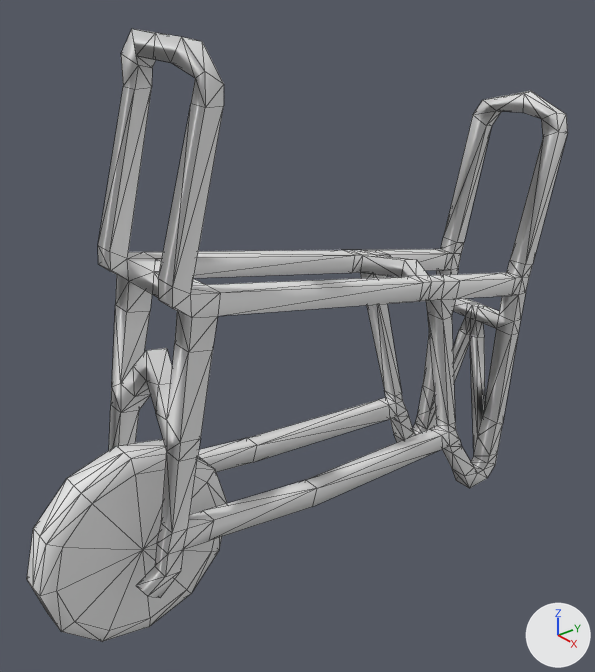
Renders of the Blender file Unity/Assets/Resources/CartV3.blend from each side of a commit.
Camera for both pictures: a 50 mm lens placed at (5.79, -5.33, 4.09), pointed at (-0.02, -0.56, 0.42). Arrows for +X, +Y and +Z are at lower right; the lights stay in place. Mesh edges are drawn as thin lines.

Names of what the first picture shows: 'Cube.001', 'Wheel'.
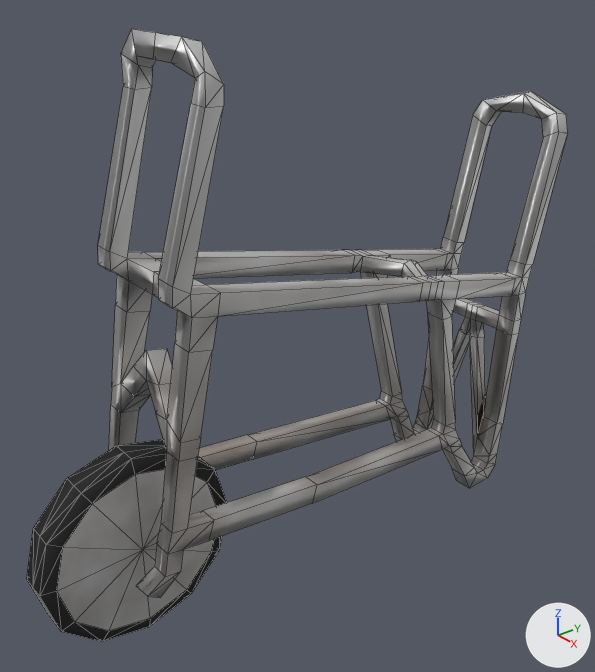
What changed in the scene script:
```text
Add img_original_norm_png:
    img_original_norm_png = load_image('_original_NORM.png', '../Materials/_original_NORM.png', 388, 259, 'sRGB')
Add img_original_color_jpg:
    img_original_color_jpg = load_image('_original_COLOR.jpg', '../Materials/_original_COLOR.jpg', 3888, 2592, 'sRGB')
Change mat_material_001:
    remove # nodes: BsdfDiffuse, OutputMaterial
    nodes: BsdfAnisotropic, BsdfDiffuse, Mapping, Math x3, MixShader, OutputMaterial, SeparateColor, TexCoord, TexImage x2, TexNoise, ValToRGB x2
    colours: black #000000, white #e5e5e5, black #191919, light grey #cccccc, white #ffffff
    uses the picture img_original_color_jpg
    uses the picture img_original_norm_png
Change mat_material_001_1:
    mat_material_001_1.base_color: (0.8, 0.8, 0.8) -> (0.0331, 0.0331, 0.0331)  # white #e7e7e7 -> black #333333
Change me_cube_001:
    used by ob_cube_001; location = (0.0, 0.15, 0.85); rotation_euler = (-0.175, 0.0, 0.0), in degrees (-10, 0, 0); scale = (0.11, 2.42, 0.1)
    remove me_cube_001.from_pydata(...)  # 360 vertices, 768 faces; spans x -5.6..5.6, y -1.1..1.0, z -26.9..21.5
    add me_cube_001.from_pydata(...)  # 370 vertices, 556 faces; spans x -5.6..5.6, y -1.1..1.0, z -26.9..21.5
    me_cube_001 part 1: 1 vertex moved from x 0.0, y 0.3, z 1.7 to x 0.0, y 0.3, z 1.3; 7 vertices removed from x -3.6..3.6, y 0.2..0.4, z -0.7..1.6; 17 vertices added at x -5.6..5.6, y 0.2..0.4, z -0.8..1.7
    me_cube_001 part 2: 8 vertices moved from x -5.5..5.5, y -0.3, z -21.9..-19.8 to x -5.5..5.5, y -0.3, z -21.5..-19.4; 4 vertices removed from x -4.8..4.8, y 0.6, z -18.3; 4 vertices added at x -4.8..4.8, y 0.5, z -18.4
Change me_cylinder:
    where me_cylinder.from_pydata(...)  # 64 vertices, 120 faces; spans x -0.36..0.36, y -1.0..1.0, z -1.0..1.0
    used by ob_wheel; location = (0.0, -2.6, -1.1); scale = (0.5, 1.0, 1.0)
    me_cylinder part 3: all 24 faces centred in x -0.36..0.36, y -0.53..0.53, z -0.53..0.53 switch from mat_material_001_1 (white #e7e7e7) to mat_material_001
```

Location of each change, (x1, y1, x2, y2) in pixels of the pictures (595 x 672 px; the box of a moved part takes in the faces that stretch with it):
'Cube.001', surface changed, reshaped: (98, 29, 568, 598) in both
'Wheel', surface changed, recoloured: (27, 439, 227, 642) in both
part 1 of me_cube_001, built on: before (343, 250, 432, 283); after (343, 250, 459, 319)
part 2 of me_cube_001, moved or reshaped: before (198, 390, 460, 541); after (198, 399, 449, 541)
part 3 of me_cylinder, recoloured: (57, 469, 216, 631) in both
